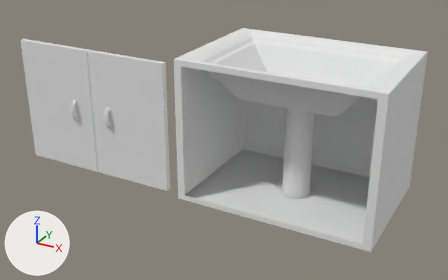
What one commit did to the Blender file Blender/CompleteScene.blend.
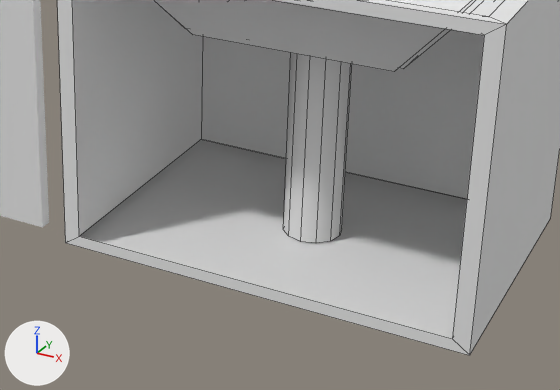
Old and new are each drawn whole from a camera (50 mm lens) standing at (0.66, -0.8, 2.19) and looking at (-1.38, 2.9, 0.34) and again close up on the part from 33% to 92% of the width and 29% to 96% of the height. Every picture has the same lights, and +X, +Y and +Z are marked at lower left. The close-ups show mesh edges as thin lines. The same objects are shown in both versions, whatever each file hides.

Objects in the first close-up: 'CupboardSink', 'RightCupboard'.
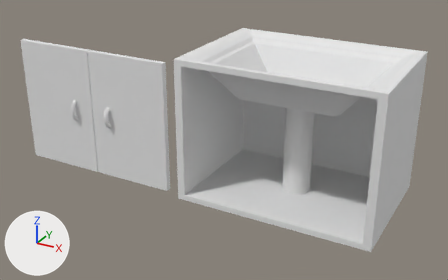
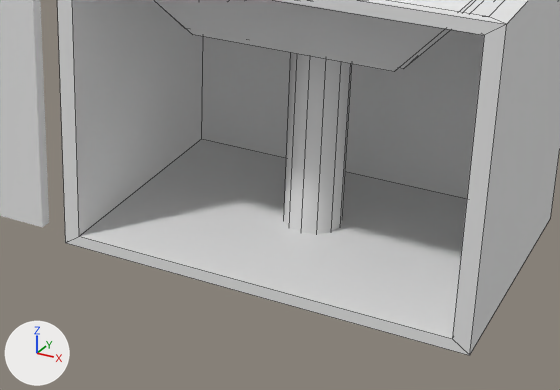
Where the newer file only moved an object's origin or applied its transform, the numbers keep the older frame.

Pixel boxes (x1, y1, x2, y2) of what changed, in the close-ups (560 x 390 px):
part 1 of me_cube_015, added: after (80, 139, 467, 338)

The change, as a diff of the scene's bpy script:
```diff
--- a/Blender/CompleteScene.blend.py
+++ b/Blender/CompleteScene.blend.py
@@ mat_cupboard @@
+mat_cupboard = diffuse_material('Cupboard')
+mat_cupboard.base_color = (0.8, 0.8, 0.8)  # white #e7e7e7
@@ mat_sink @@
+mat_sink = diffuse_material('Sink')
+mat_sink.base_color = (0.8, 0.8, 0.8)  # white #e7e7e7
@@ me_cube_015 @@
 me_cube_015.from_pydata(...)  # 64 vertices, 49 faces; spans x -1.0..1.15, y -0.71..1.0, z -1.0..1.0
 # used by ob_cupboardsink; location = (-0.864, 2.884, 0.531); scale = (0.656, 0.573, 0.516)
 # verts and faces of me_cube_015; kept vertices keep their numbers, new ones are numbered from 64
 # before: 8 (-0.91, -0.71, -0.92) at pixel (79, 236), 11 (1.06, -0.71, -0.92) at pixel (452, 338), 12 (-0.91, 0.87, -0.92) at pixel (201, 138), 15 (1.06, 0.87, -0.92)
-me_cube_015.materials.append(mat_mattress)  # white #e7e7e7
+# me_cube_015 part 1
+faces += [(8, 11, 15, 12)]  # mat_cupboard (white #e7e7e7)
+me_cube_015.materials.append(mat_cupboard)  # white #e7e7e7
+me_cube_015.materials.append(mat_sink)  # white #e7e7e7
```
